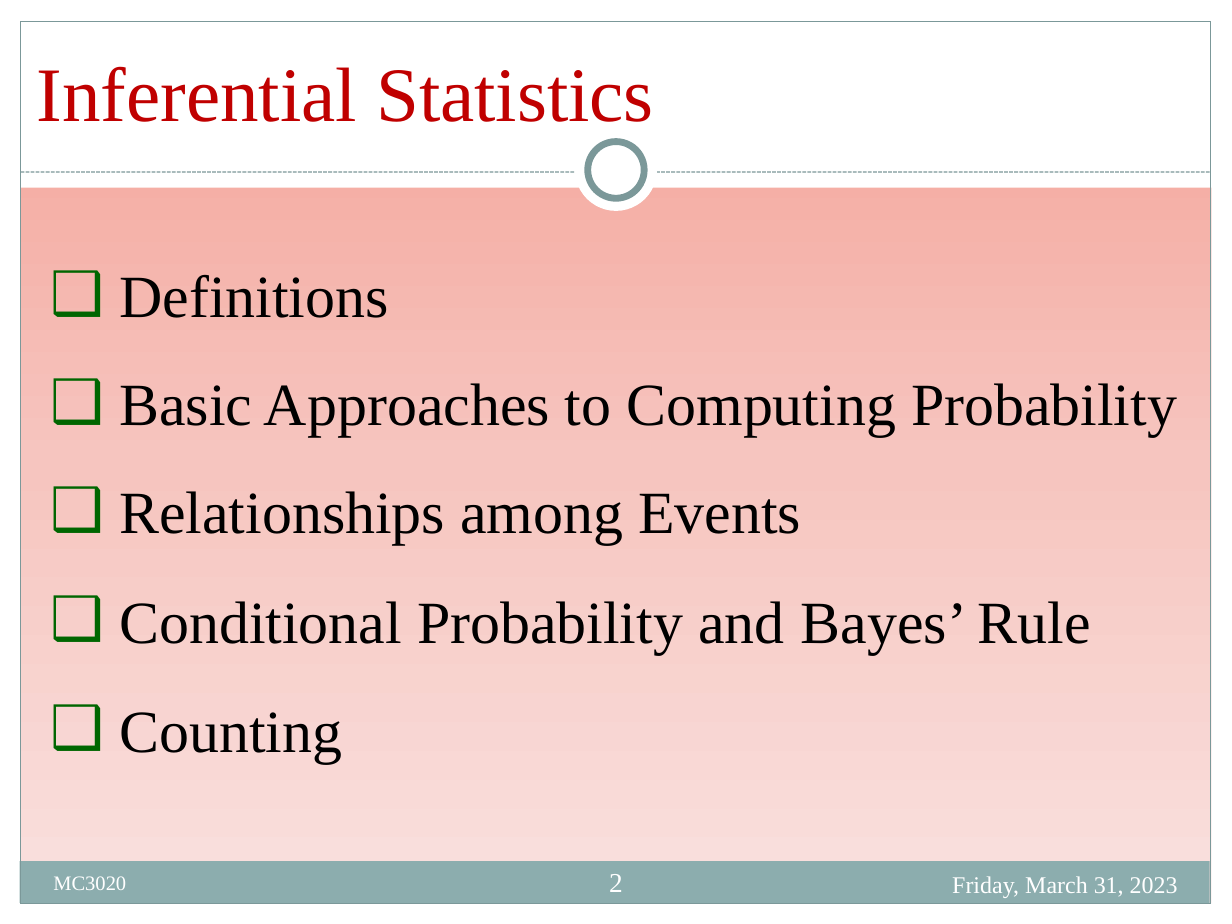
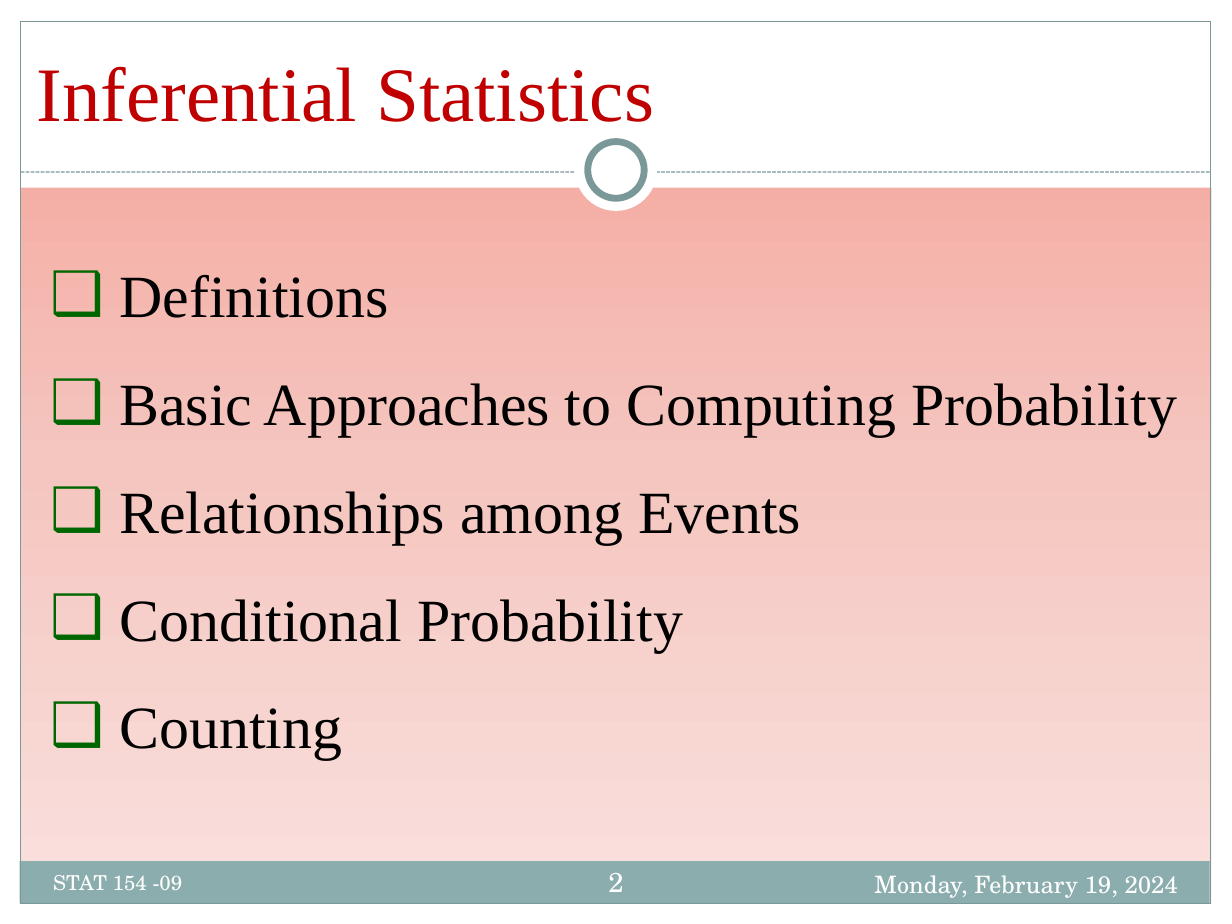
Before and after one commit to Mayooran1987/MC3020_E22, a slide deck: slide 2 of Lect_1.pptx. Drawn at 1232x924 pixels with LibreOffice and Linux fonts; fonts in the diff are those of the drawing. Boxes give left, top, right and bottom in pixels: in the first picture for what was removed or moved away, otherwise in the second. Text is boxed around its words. In the diff, an @@ line names an element or a change of style, - is before the commit and + after.

```diff
--- a/Lect_1.pptx
+++ b/Lect_1.pptx
@@ text at box(119, 599, 683, 652): text changed @@
-❑ Conditional Probability and Bayes’ Rule
+❑ Conditional Probability
@@ page number at box(608, 873, 623, 892): font Times New Roman to TeX Gyre Schola @@
@@ text at box(53, 875, 183, 890): text changed; font Times New Roman to TeX Gyre Schola @@
-MC3020
+STAT 154 -09
@@ text at box(874, 875, 1178, 898): text changed; font Times New Roman to TeX Gyre Schola @@
-Friday, March 31, 2023
+Monday, February 19, 2024
```
Also in this commit, not shown: 70 other slides changed, 2 slides added, 2 slides removed.
